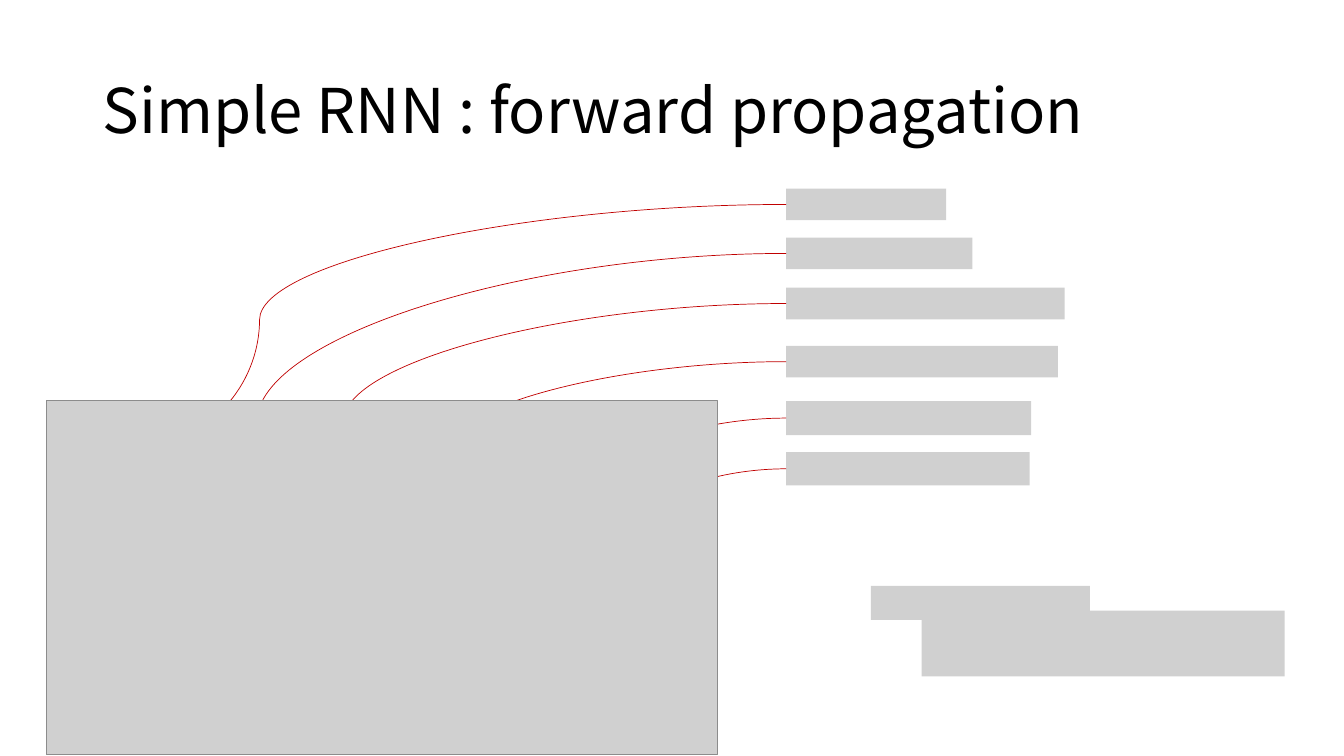
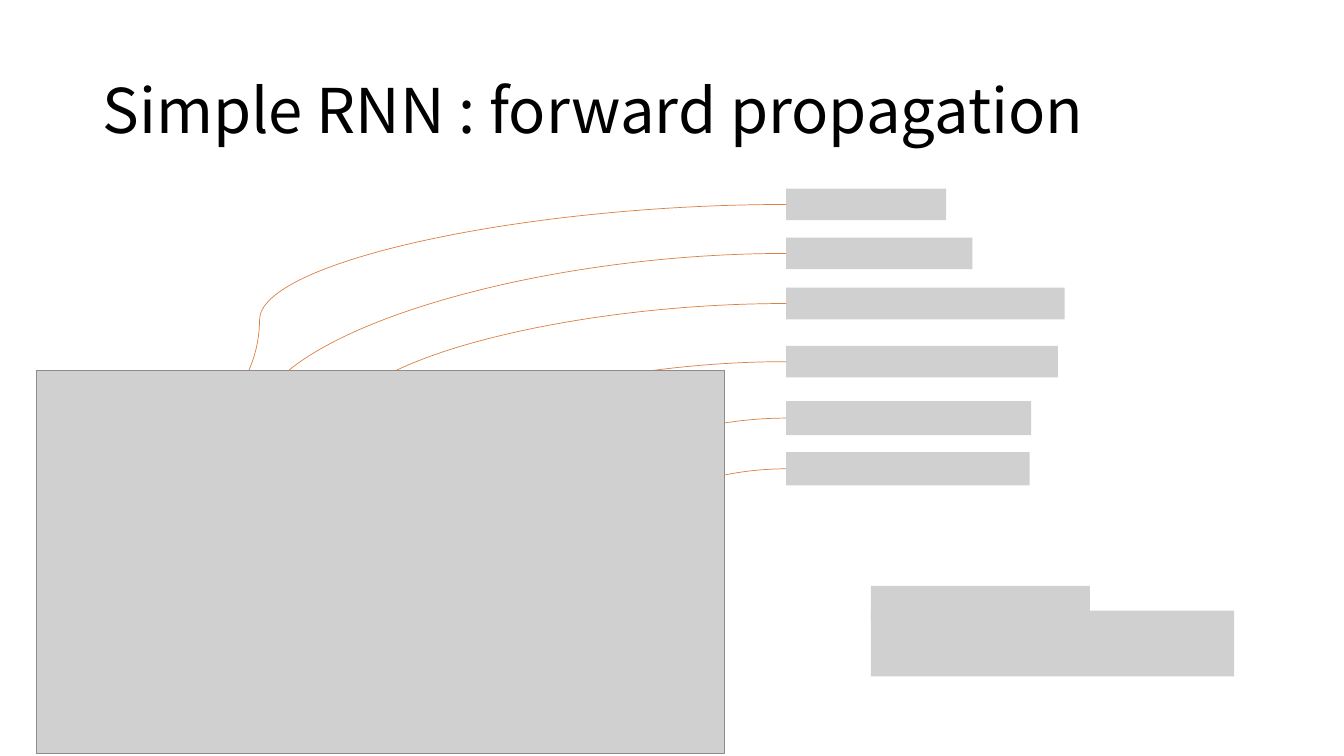
Before and after one commit to taeminlee/taeminlee.github.io_backupo, a slide deck: slide 15 of assets/figures.pptx (slide 11 before the commit). Drawn at 1344x756 pixels with LibreOffice and Linux fonts; fonts in the diff are those of the drawing; grey boxes stand for pictures. Boxes give left, top, right and bottom in pixels: in the first picture for what was removed or moved away, otherwise in the second. Text is boxed around its words. In the diff, an @@ line names an element or a change of style, - is before the commit and + after.

```diff
--- a/assets/figures.pptx
+++ b/assets/figures.pptx
@@ curved arrow (786, 205) - (167, 436): stroke #C00000 0.5 pt to #DD8047 0.5 pt @@
@@ curved arrow (786, 253) - (173, 591): stroke #C00000 0.5 pt to #DD8047 0.5 pt @@
@@ curved arrow (786, 303) - (295, 539): stroke #C00000 0.5 pt to #DD8047 0.5 pt @@
@@ picture: place and size @@
-picture at box(46, 401, 718, 755)
+picture at box(36, 371, 725, 754)
@@ curved arrow (786, 362) - (361, 542): stroke #C00000 0.5 pt to #DD8047 0.5 pt @@
@@ curved arrow (786, 418) - (588, 539): stroke #C00000 0.5 pt to #DD8047 0.5 pt @@
@@ curved arrow (786, 469) - (659, 543): stroke #C00000 0.5 pt to #DD8047 0.5 pt @@
@@ picture: place and size @@
-picture at box(922, 611, 1285, 677)
+picture at box(871, 611, 1234, 677)
```
Also in this commit, not shown: 11 other slides changed, 12 slides added, 1 slide removed, 5 other files.
